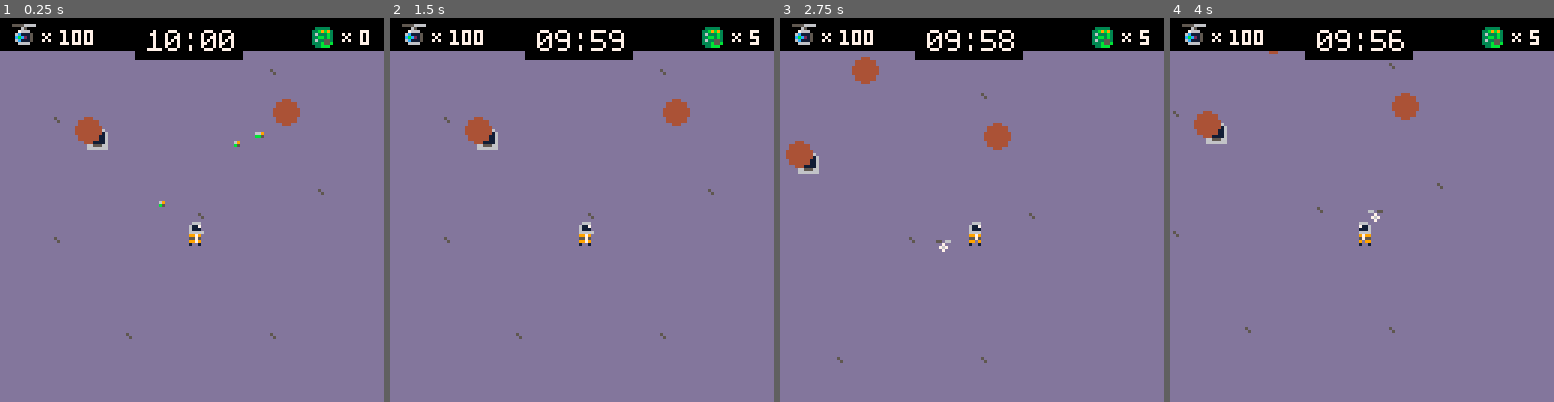
Above: before the commit, frames 1-4 (left to right).
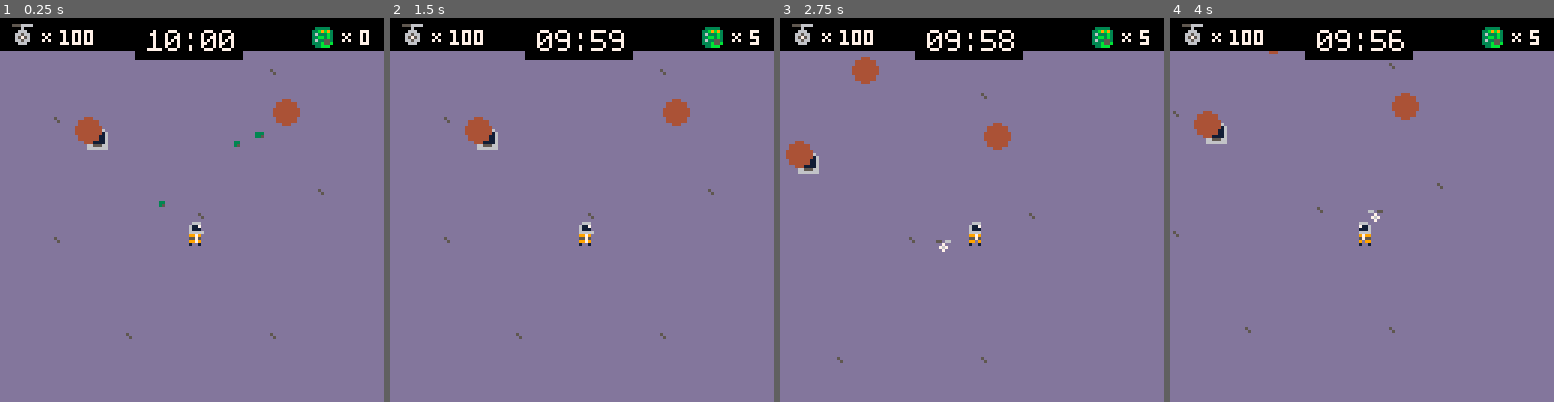
Above: after the commit, the same moments.

Repository: kevinthompson/moonbreak-p8
Game: PICO-8 cartridge moonbreak.p8
Same seed, same stepped clock (60 frames per second), same inputs: the game is played once before the commit and once after it.
Inputs:
- Up to frame 1 (0.25 s): no input
- Up to frame 2 (1.5 s): tap X (X key) at 0.33, 1.07 s; tap O (Z key) at 0.7 s
- Up to frame 3 (2.75 s): hold Right 1.6-2.1 s; tap O (Z key) at 1.7, 2.1, 2.5 s; tap X (X key) at 1.85 s; hold Up 2.15-2.42 s; hold Right from 2.47 s (still down)
- Up to frame 4 (4 s): tap O (Z key) at 2.9, 3.3, 3.7 s; tap X (X key) at 2.97 s; release Right at 3.03 s; hold Left 3.08-3.58 s; hold Down 3.63-3.97 s

The runs differ from the first frame. In frame 1, 0.2% of the frame differs, in the area x 3-69%, y 1-50%; in frame 2, 0.1%; in frame 3, 0.1%; in frame 4, 0.1%.

Commit message:
chore: reorganize lua scripts

Diff:
--- a/game.p8
+++ b/moonbreak.p8
@@ -5,32 +5,32 @@
 -- made by kevin
 
 -- utilities
-#include debug.lua
-#include class.lua
-#include helpers.lua
+#include scripts/utilities/debug.lua
+#include scripts/utilities/class.lua
+#include scripts/utilities/helpers.lua
 
 -- scenes
-#include splash.lua
-#include title.lua
-#include game.lua
+#include scripts/scenes/splash.lua
+#include scripts/scenes/title.lua
+#include scripts/scenes/game.lua
 
 -- entities
-#include player.lua
-#include bot.lua
-#include objective.lua
-#include energy.lua
-#include terminal.lua
+#include scripts/entities/player.lua
+#include scripts/entities/bot.lua
+#include scripts/entities/objective.lua
+#include scripts/entities/energy.lua
+#include scripts/entities/terminal.lua
 
 -- main
-#include main.lua
+#include scripts/main.lua
 __gfx__
-00000000000000005555666688800690033333000000000000000000000000000000000000000000000000000000000000000000000000000000000000000000
-00000000000000000006500028200b5033b9b9300000000006666600000000000000000000000000000000000000000000000000000000000000000000000000
-0070700000000000007666000200000036333b30055066006b111160000000000000000000000000000000000000000000000000000000000000000000000000
-000700000000000006c111500000000033bb3b300007000061111160000000000000000000000000000000000000000000000000000000000000000000000000
-00707000000000000cbc215000000000363355300076700061111160000000000000000000000000000000000000000000000000000000000000000000000000
-000000000000000006c1115000000000333b55b00007000061111160000000000000000000000000000000000000000000000000000000000000000000000000
-00000000000000000066660000000000033bbb000000000066555660000000000000000000000000000000000000000000000000000000000000000000000000
+00000000000000005556666088800330033333000000000000000000000000000000000000000000000000000000000000000000000000000000000000000000
+0000000000000000000600002820035033b9b9300000000006666600000000000000000000000000000000000000000000000000000000000000000000000000
+0070700000000000006660000200000036333b30055066006b111160000000000000000000000000000000000000000000000000000000000000000000000000
+0007000000000000066566000000000033bb3b300007000061111160000000000000000000000000000000000000000000000000000000000000000000000000
+00707000000000000657560000000000363355300076700061111160000000000000000000000000000000000000000000000000000000000000000000000000
+00000000000000000665660000000000333b55b00007000061111160000000000000000000000000000000000000000000000000000000000000000000000000
+00000000000000000066600000000000033bbb000000000066555660000000000000000000000000000000000000000000000000000000000000000000000000
 00000000000000000000000000000000000000000000000066666660000000000000000000000000000000000000000000000000000000000000000000000000
 00066600000000000000000000000000000000000000000000000000000000000000000000000000000000000000000000000000000000000000000000000000
 00611700000000000000000000000000000000000000000000000000000000000000000000000000000000000000000000000000000000000000000000000000
Renamed: monogram.p8 -> assets/monogram.p8
Renamed: bot.lua -> scripts/entities/bot.lua
Renamed: energy.lua -> scripts/entities/energy.lua
Renamed: objective.lua -> scripts/entities/objective.lua
Renamed: player.lua -> scripts/entities/player.lua
Renamed: terminal.lua -> scripts/entities/terminal.lua
Renamed: main.lua -> scripts/main.lua
Renamed: game.lua -> scripts/scenes/game.lua
Renamed: splash.lua -> scripts/scenes/splash.lua
Renamed: title.lua -> scripts/scenes/title.lua
Renamed: class.lua -> scripts/utilities/class.lua
Renamed: debug.lua -> scripts/utilities/debug.lua
(and 3 more such lines)
